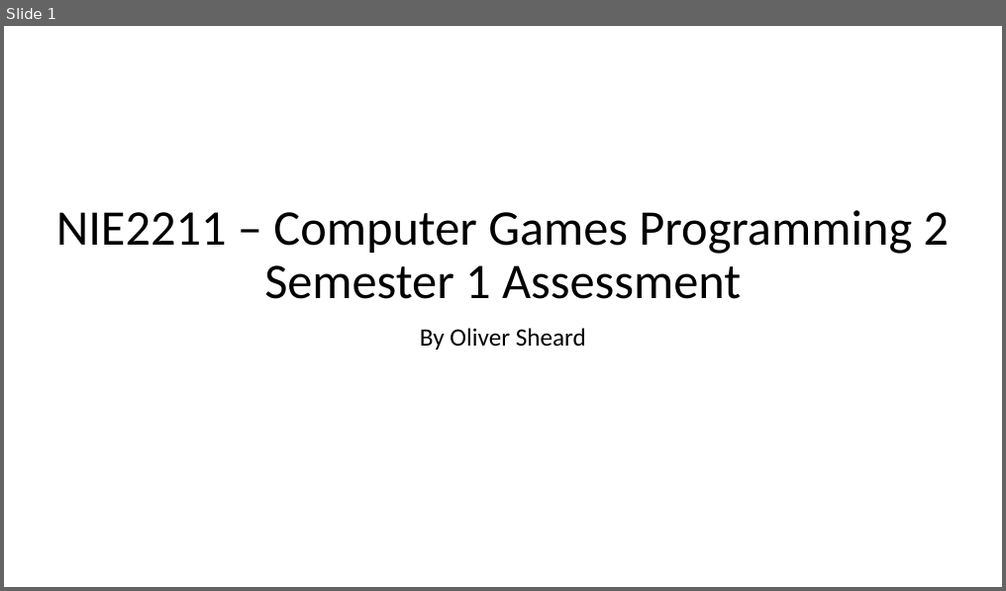
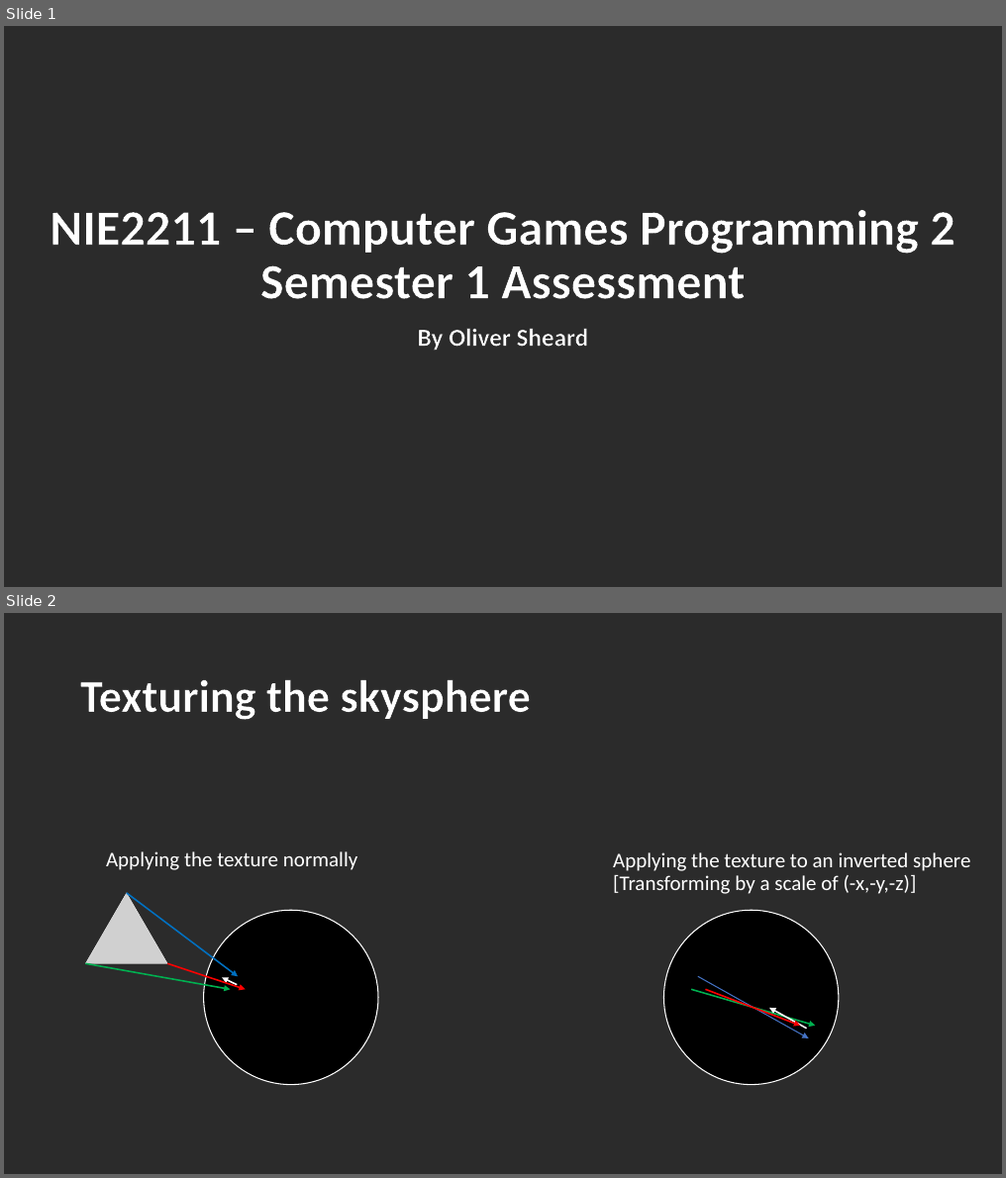
Before and after one commit to FinalFreedom/CPlusPlus2, a slide deck: CPlus/U1664298_OSHEARD.pptx. Shown one above the other, each under a label of ours: slide 1 before the commit, slides 1 and 2 after it. The pictures are 1006x591 and 1006x1178 pixels, drawn with LibreOffice and Linux fonts; fonts in the diff are those of the drawing; grey boxes stand for pictures; background and template pictures are left out; a plain dark background stands for a picture behind light text. Boxes give left, top, right and bottom in pixels: in the first picture for what was removed or moved away, otherwise in the second. Text is boxed around its words. In the diff, an @@ line names an element or a change of style, - is before the commit and + after.

```diff
--- a/CPlus/U1664298_OSHEARD.pptx
+++ b/CPlus/U1664298_OSHEARD.pptx
@@ slide 2 added at [4, 613, 1002, 1174], background picture (left out) @@
@@ title added at [80, 680, 530, 720], 44 pt, text #FFFFFF, bold @@
+Texturing the skysphere
@@ text added at [106, 852, 357, 870], 20 pt, text #FFFFFF @@
+Applying the texture normally
@@ text added at [613, 853, 970, 894], 20 pt, text #FFFFFF @@
+Applying the texture to an inverted sphere
+[Transforming by a scale of (-x,-y,-z)]
@@ ellipse added at [664, 910, 839, 1084], fill #000000, outline #FFFFFF 1 pt @@
@@ group added at [85, 893, 378, 1084]: 4 arrows, 1 picture, 1 ellipse @@
@@ arrow added from (691, 989) to (816, 1026), #00B050 1.5 pt @@
@@ arrow added from (698, 977) to (809, 1039), #4472C4 1 pt @@
@@ arrow added from (706, 989) to (801, 1026), #FF0000 1.5 pt @@
@@ arrow added from (807, 1029) to (770, 1008), #FFFFFF 1.5 pt @@
@@ slide 1 changed as well @@
@@ background #FFFFFF to picture (left out) @@
@@ title "NIE2211 – Computer Games Programming ..." at [50, 210, 954, 299]: text colour #000000 to #FFFFFF, letter outline none to #000000 0.75 pt, bold on @@
@@ subtitle "By Oliver Sheard" at [418, 329, 589, 350]: text colour #000000 to #FFFFFF, letter outline none to #000000 0.75 pt, bold on @@
```
Also in this commit, not shown: 2 other slides added, 40 other files.
